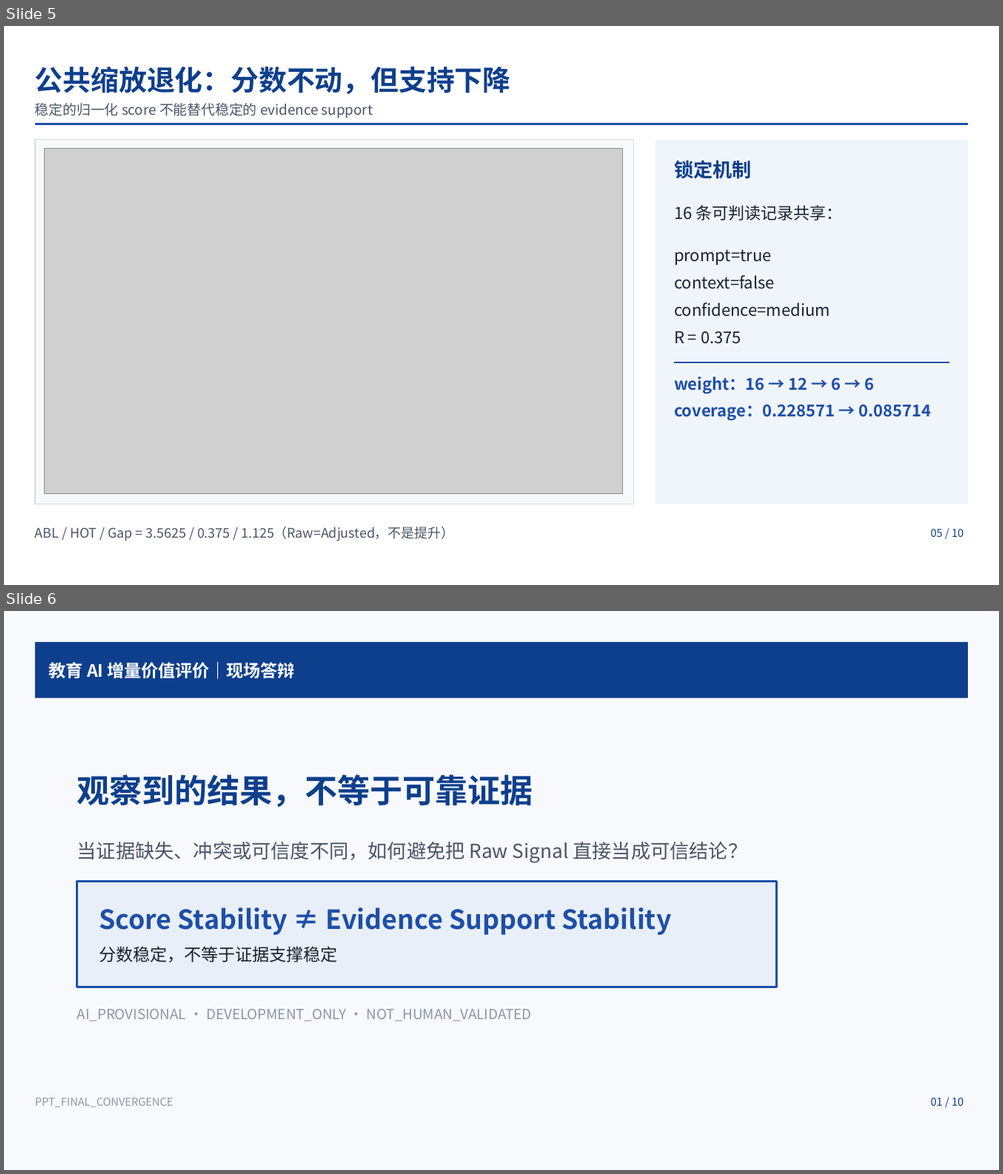
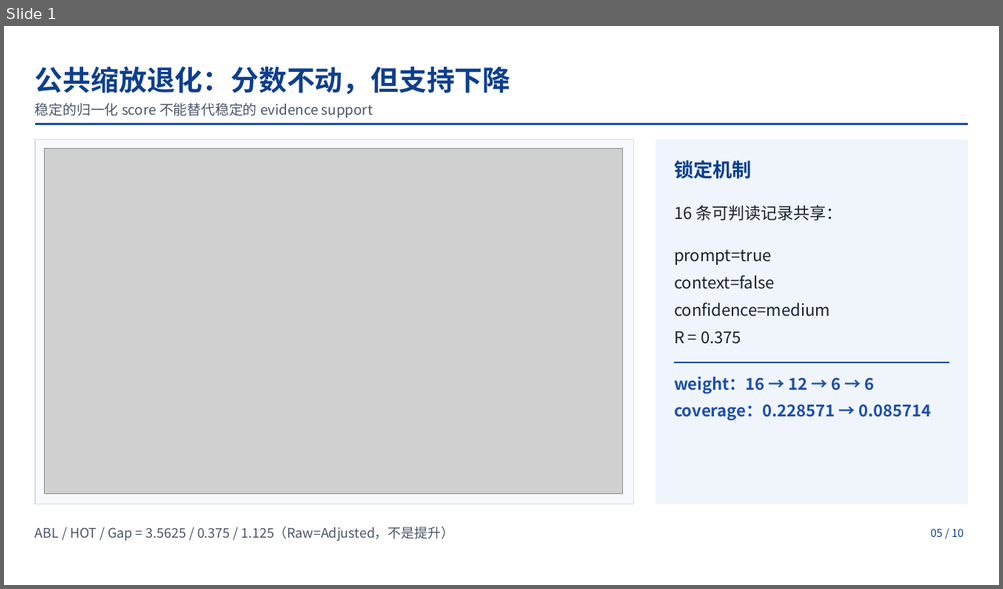
Before and after one commit to cvcingcvc-code/math, a slide deck: outputs/submission_package_development_only/slides/education_ai_evidence_roadshow_final.pptx. Shown one above the other, each under a label of ours: slides 5 and 6 before the commit, slide 1 after it. The pictures are 1003x1174 and 1003x589 pixels, drawn with LibreOffice and Linux fonts; fonts in the diff are those of the drawing; grey boxes stand for pictures. Boxes give left, top, right and bottom in pixels: in the first picture for what was removed or moved away, otherwise in the second. Text is boxed around its words. In the diff, an @@ line names an element or a change of style, - is before the commit and + after.

```diff
--- a/outputs/submission_package_development_only/slides/education_ai_evidence_roadshow_final.pptx
+++ b/outputs/submission_package_development_only/slides/education_ai_evidence_roadshow_final.pptx
@@ slide 6 removed at <box>4,611,999,1170</box>, background #FFFFFF @@
@@ rectangle removed at <box>4,611,999,1170</box> @@
@@ rectangle removed at <box>35,642,968,698</box> @@
@@ text removed at <box>49,661,295,679</box> @@
-教育 AI 增量价值评价｜现场答辩
@@ text removed at <box>77,775,533,807</box> @@
-观察到的结果，不等于可靠证据
@@ text removed at <box>77,842,748,863</box> @@
-当证据缺失、冲突或可信度不同，如何避免把 Raw Signal 直接当成可信结论？
@@ rectangle removed at <box>77,881,777,987</box> @@
@@ text removed at <box>99,908,671,935</box> @@
-Score Stability ≠ Evidence Support Stability
@@ text removed at <box>99,946,337,963</box> @@
-分数稳定，不等于证据支撑稳定
@@ text removed at <box>77,1009,532,1022</box> @@
-AI_PROVISIONAL · DEVELOPMENT_ONLY · NOT_HUMAN_VALIDATED
@@ text removed at <box>35,1098,173,1108</box> @@
-PPT_FINAL_CONVERGENCE
@@ text removed at <box>930,1098,963,1106</box> @@
-01 / 10
@@ what was slide 5 is now slide 1 @@
```
Also in this commit, not shown: 8 other slides removed, 24 other files.
